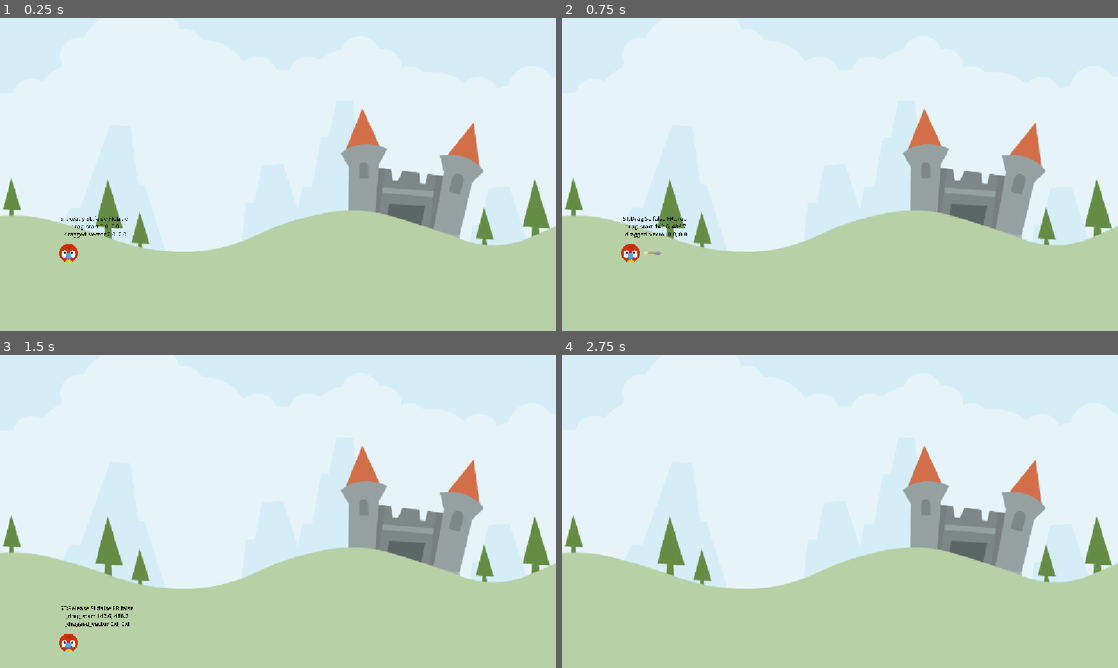
Above: before the commit, frames 1-4 (two rows, left to right).
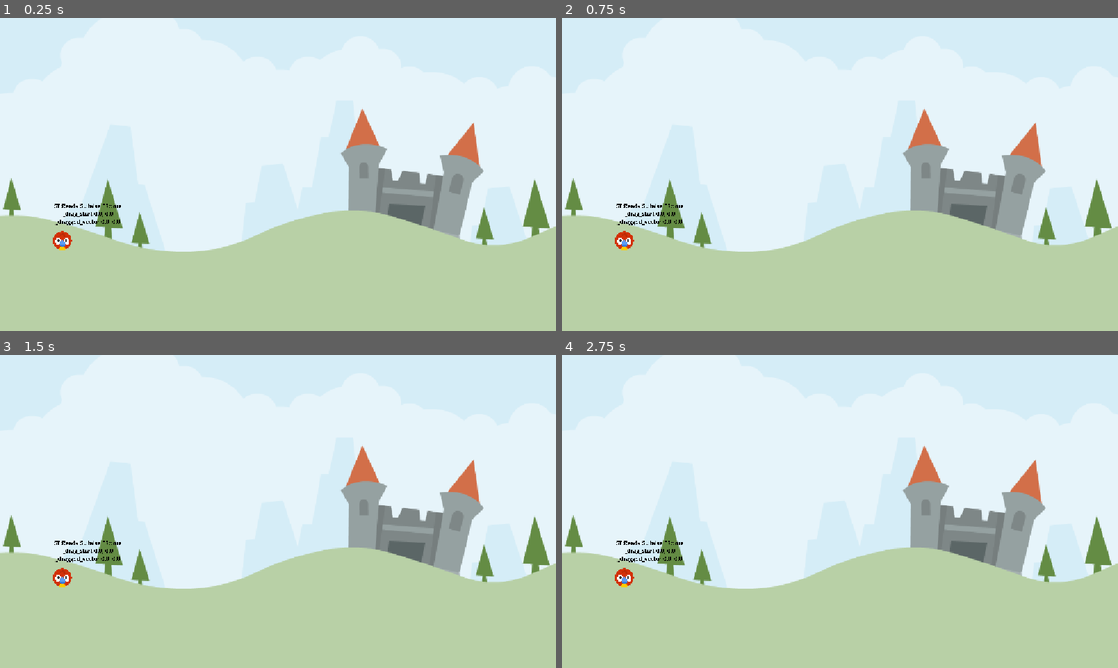
Above: after the commit, the same moments.

Repository: deanglane/angry-animals
Game: Godot game, scene res://Scenes/LevelBase/LevelBase.tscn
The game is run twice, just before and just after one commit, with the same random seed, the same clock (stepped at 60 frames per second) and the same inputs.
Inputs (mouse positions are in pixels of both pictures, inside the frame that each line leads up to):
- Up to frame 1 (0.25 s): no input
- Up to frame 2 (0.75 s): tap Enter at 0.5 s; drag from (628, 252) to (895, 105) at 0.52 s
- Up to frame 3 (1.5 s): drag from (166, 527) to (250, 574) at 1.27 s
- Up to frame 4 (2.75 s): tap Space at 2 s; move the mouse to (895, 442) at 2.02 s; press the mouse at (895, 442) at 2.03 s

The runs differ from the first frame. In frame 1, 0.6% of the frame differs, in the area x 9-23%, y 59-79%; in frame 2, 0.7%; in frame 3, 0.7%, in the area x 9-24%, y 59-95%; in frame 4, 0.4%.

Commit message:
respawned the player logic

Diff:
--- /dev/null
+++ b/Globals/SignalHub.gd
@@ -0,0 +1,6 @@
+extends Node
+
+signal on_animal_died
+
+func emit_on_animal_died() -> void:
+	on_animal_died.emit()
--- a/Scenes/Animal/Animal.gd
+++ b/Scenes/Animal/Animal.gd
@@ -55,6 +55,10 @@
 	ds += "_dragged_vector %.1f, %.1f" % [_dragged_vector.x, _dragged_vector.y]
 	debug_label.text = ds
 
+func die() -> void:
+	SignalHub.emit_on_animal_died()
+	queue_free()
+
 #endregion
 
 
@@ -64,13 +68,13 @@
 # Handles the linear interpolation of the dragging and scalling effect of the arrow
 func update_arrow_scale() -> void:
 	var imp_len: float = calculate_impulse().length() # stores the length of the vector
-	print("imp_len ",imp_len)
+	#print("imp_len ",imp_len)
 	var perc: float = clamp(imp_len / IMPLUSE_MAX, 0.0, 1.0) # creates a percentage value which is the length / max impulse (1200)
-	print("perc ",perc)
+	#print("perc ",perc)
 	arrow.scale.x = lerp(_arrorw_scale_x, _arrorw_scale_x * 2, perc) # Changes the scale of on the x axis using lerp which sets a value between the 2 _arrorw_scale_x(0.3) & (0.6) values based on the percentage.
-	print("arrow.scale.x ",arrow.scale.x)
+	#print("arrow.scale.x ",arrow.scale.x)
 	arrow.rotation = (_start - position).angle()
-	print("arrow.rotation ",_start - position)
+	#print("arrow.rotation ",_start - position)
 
 # This will show the arrow sprite and set the gloabl mouse position to the _drag_start varibale.
 func start_dragging() -> void:
@@ -79,31 +83,31 @@
 
 func handle_dragging() -> void:
 	var new_drag_vector: Vector2 = get_global_mouse_position() - _drag_start # amount we have just dragged. Drag_start is the original mouse position.
-	print("Global mouse pos ", get_global_mouse_position())
-	print("_drag_start ",_drag_start )
-	print("new_drag_vector ",new_drag_vector)
+	#print("Global mouse pos ", get_global_mouse_position())
+	#print("_drag_start ",_drag_start )
+	#print("new_drag_vector ",new_drag_vector)
 
 	# Clamping the new drag position vector to min and max values. Even though you can drag the mouse beyond this bounding box
 	# you can not go past -60,60
 	new_drag_vector = new_drag_vector.clamp(
 		DRAG_LIM_MIN, DRAG_LIM_MAX
 	)
-	print("new_drag_vector CLAMP ",new_drag_vector)
+	#print("new_drag_vector CLAMP ",new_drag_vector)
 
 	var diff: Vector2 = new_drag_vector - _dragged_vector # this returns (0,0) since the new_drag_vector - _dragged_vector will be the same.
-	print("diff ", diff) # this seems to always be (0,0)
-	print("_dragged_vector ",_dragged_vector)
-	print("diff length ", diff.length())
+	#print("diff ", diff) # this seems to always be (0,0)
+	#print("_dragged_vector ",_dragged_vector)
+	#print("diff length ", diff.length())
 	# for a split second the diff.length is higher that 0 so the sound can play
 	if diff.length() > 0 and stretch_sound.playing == false:
 		stretch_sound.play() # plays the sound of stretching when the length is higher than 0
 
 	_dragged_vector = new_drag_vector
-	print("_dragged_vector ",_dragged_vector)
+	#print("_dragged_vector ",_dragged_vector)
 
-	print("START", _start) # original click global position
+	#print("START", _start) # original click global position
 	position = _start + _dragged_vector # update the animal's position every frame so it looks like it is moving with the mouse cursor
-	print("position ",position)
+	#print("position ",position)
 
 	update_arrow_scale() # evokes the stretching and scalling of the arrow
 
@@ -157,7 +161,8 @@
 
 
 func _on_visible_on_screen_notifier_2d_screen_exited() -> void:
-	pass # Replace with function body.
+	print("Animal is off screen")
+	die()
 
 
 func _on_sleeping_state_changed() -> void:
--- /dev/null
+++ b/Scenes/LevelBase/LevelBase.gd
@@ -0,0 +1,21 @@
+extends Node2D
+
+@onready var animal_start: Marker2D = $AnimalStart
+const ANIMAL = preload("res://Scenes/Animal/Animal.tscn")
+
+func _enter_tree() -> void:
+	SignalHub.on_animal_died.connect(spawn_animal)
+
+func _exit_tree() -> void:
+	SignalHub.on_animal_died.disconnect(spawn_animal)
+
+func _ready() -> void:
+	spawn_animal()
+
+func _physics_process(_delta: float) -> void:
+	pass
+
+func spawn_animal() -> void:
+	var new_animal = ANIMAL.instantiate()
+	new_animal.position = animal_start.position
+	add_child(new_animal)
--- a/Scenes/LevelBase/LevelBase.tscn
+++ b/Scenes/LevelBase/LevelBase.tscn
@@ -1,9 +1,10 @@
 [gd_scene load_steps=3 format=3 uid="uid://6kmgis52vuu7"]
 
 [ext_resource type="Texture2D" uid="uid://bxb6rjenwxhd3" path="res://assets/scene/colored_castle.png" id="1_5ufo3"]
-[ext_resource type="PackedScene" uid="uid://bwfdsr4jlrmph" path="res://Scenes/Animal/Animal.tscn" id="2_bgw71"]
+[ext_resource type="Script" uid="uid://dmrcq82k0v8j2" path="res://Scenes/LevelBase/LevelBase.gd" id="1_bgw71"]
 
 [node name="LevelBase" type="Node2D"]
+script = ExtResource("1_bgw71")
 
 [node name="Sprite2D" type="Sprite2D" parent="."]
 position = Vector2(-53.99994, -348.99994)
@@ -11,5 +12,5 @@
 texture = ExtResource("1_5ufo3")
 centered = false
 
-[node name="Animal" parent="." instance=ExtResource("2_bgw71")]
-position = Vector2(142, 487)
+[node name="AnimalStart" type="Marker2D" parent="."]
+position = Vector2(129, 461)
--- a/project.godot
+++ b/project.godot
@@ -15,6 +15,10 @@
 run/main_scene="uid://6kmgis52vuu7"
 config/features=PackedStringArray("4.5", "Mobile")
 config/icon="res://icon.svg"
+
+[autoload]
+
+SignalHub="*res://Globals/SignalHub.gd"
 
 [display]
 
Not shown, added: Globals/SignalHub.gd.uid
Not shown, added: Scenes/LevelBase/LevelBase.gd.uid
